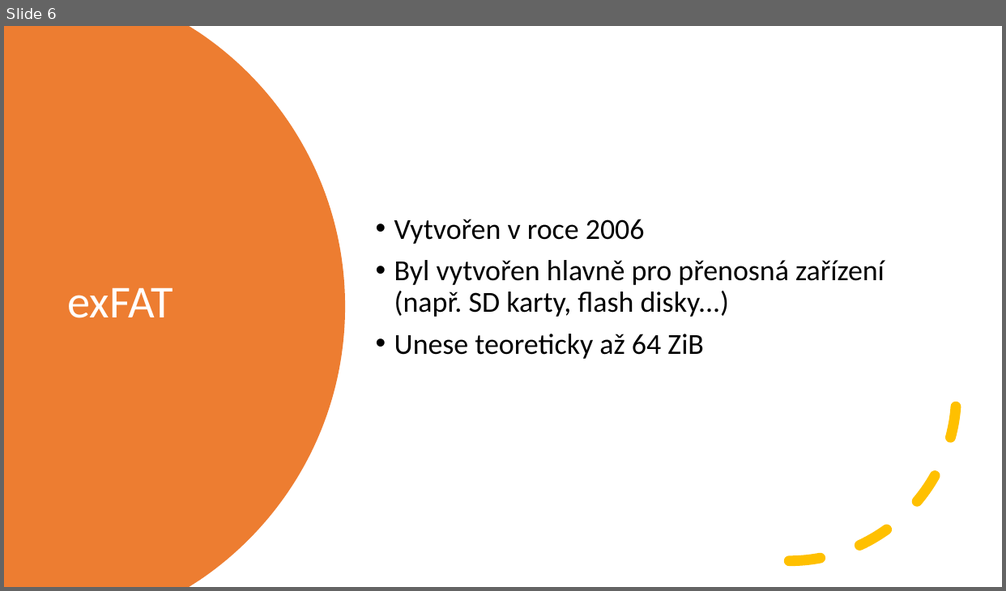
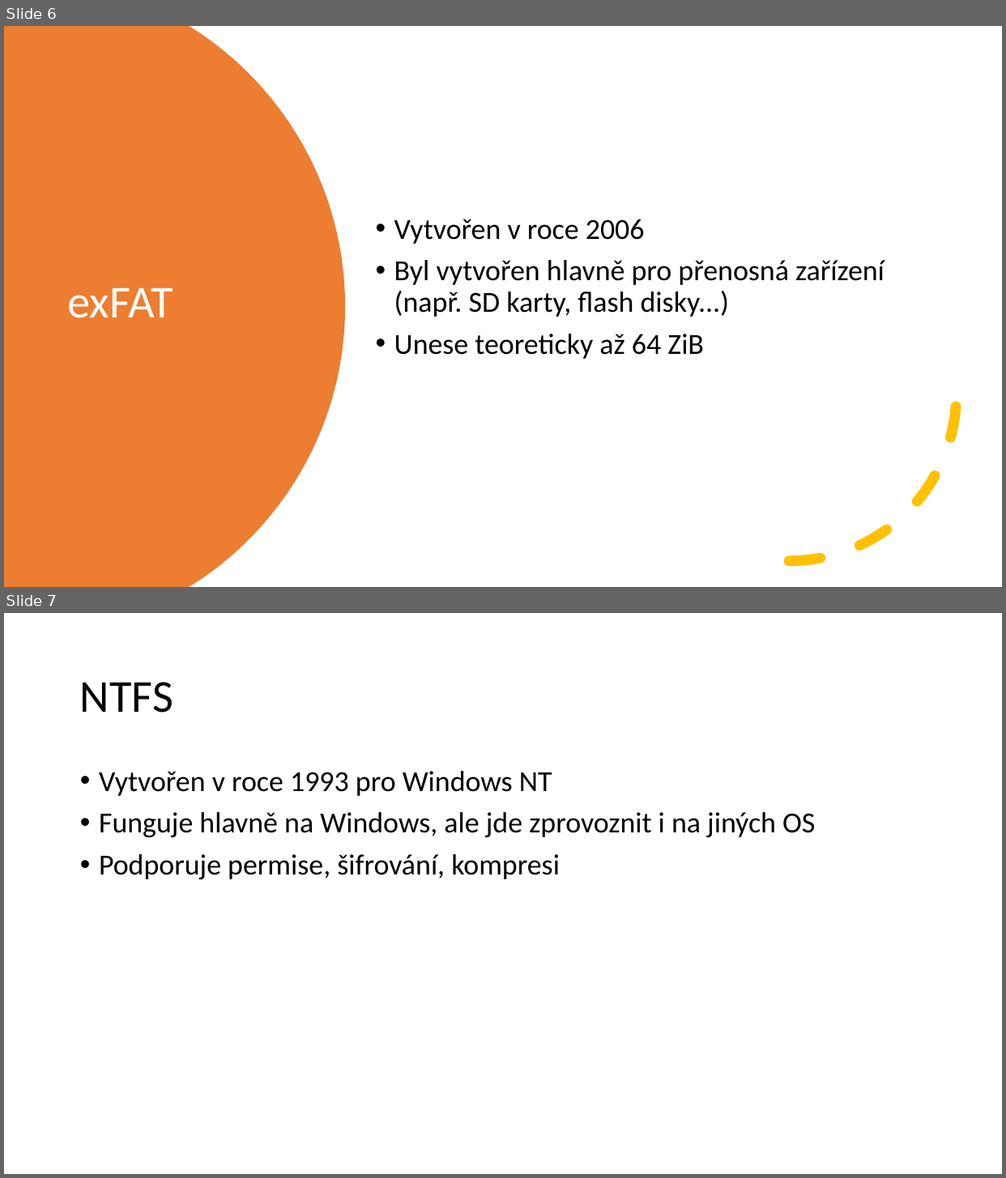
Before and after one commit to horvos/souborovesystemy, a slide deck: horvath.pptx. Shown one above the other, each under a label of ours: slide 6 before the commit, slides 6 and 7 after it. The pictures are 1006x591 and 1006x1178 pixels, drawn with LibreOffice and Linux fonts; fonts in the diff are those of the drawing. Boxes give left, top, right and bottom in pixels: in the first picture for what was removed or moved away, otherwise in the second. Text is boxed around its words. In the diff, an @@ line names an element or a change of style, - is before the commit and + after.

```diff
--- a/horvath.pptx
+++ b/horvath.pptx
@@ slide 7 added at box(4, 613, 1002, 1174), background #FFFFFF @@
@@ title added at box(80, 682, 173, 713), 44 pt, text #000000 @@
+NTFS
@@ text added at box(99, 771, 815, 879), 28 pt, text #000000 @@
+• Vytvořen v roce 1993 pro Windows NT
+• Funguje hlavně na Windows, ale jde zprovoznit i na jiných OS
+• Podporuje permise, šifrování, kompresi
```
Also in this commit, not shown: 3 slides changed, 1 other slide added.
